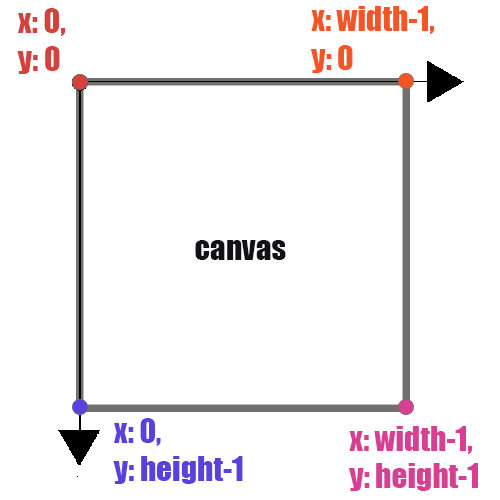
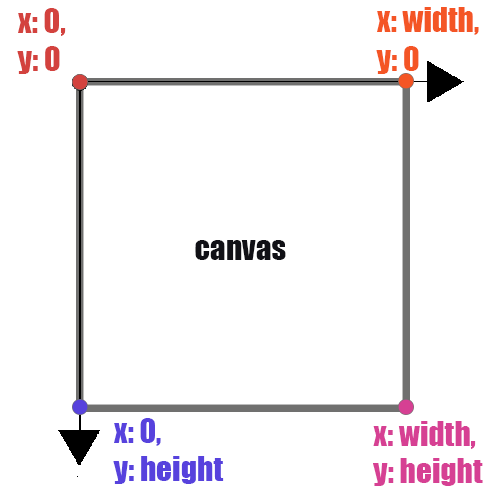
Layered file, before and after one edit (w=500, h=500). Changes by layer:
renamed "x: width-1, y: 0" to "x: width, y: 0", painted on it over [310, 6, 479, 74]
renamed "x: width-1, y: height-1" to "x: width, y: height", painted on it over [348, 421, 483, 491]
renamed "x: 0, y: height-1" to "x: 0, y: height", painted on it over [223, 456, 243, 481]
